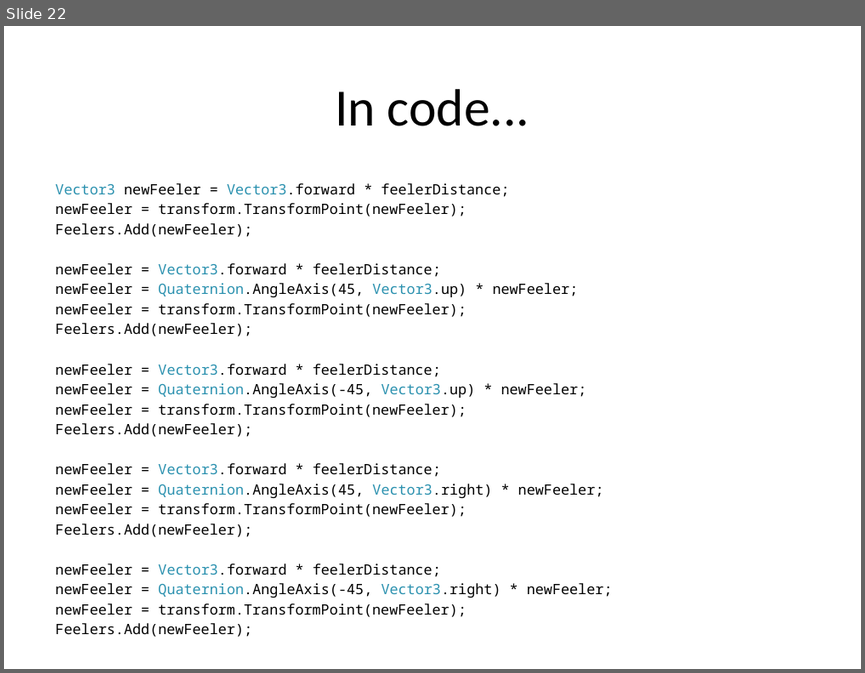
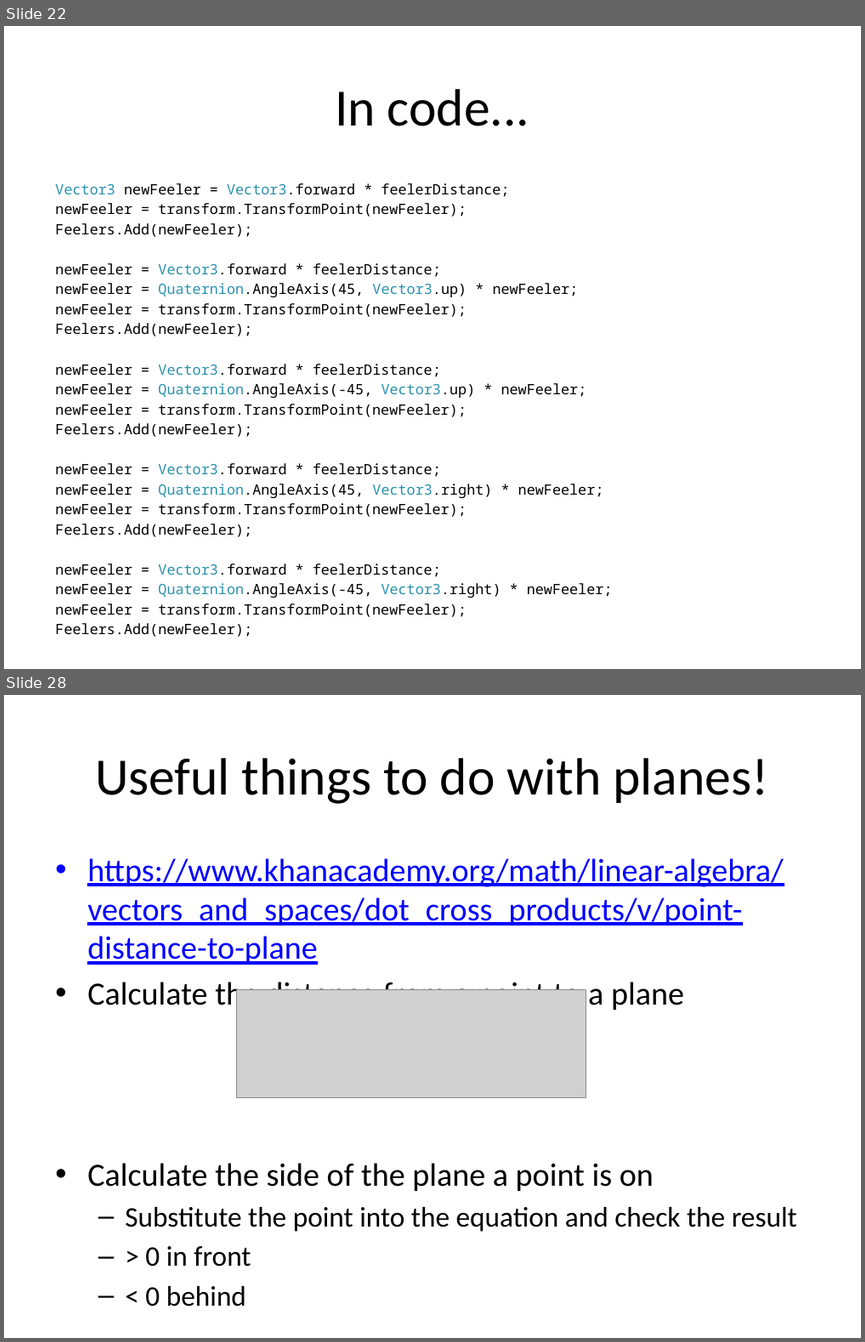
Before and after one commit to skooter500/UnitySteeringBehaviours, a slide deck: Lectures/Game AI 3.pptx. Shown one above the other, each under a label of ours: slide 22 before the commit, slides 22 and 28 after it; the slides between them are not shown. The pictures are 865x673 and 865x1342 pixels, drawn with LibreOffice and Linux fonts; fonts in the diff are those of the drawing; grey boxes stand for pictures; background and template pictures are left out. Boxes give left, top, right and bottom in pixels: in the first picture for what was removed or moved away, otherwise in the second. Text is boxed around its words. In the diff, an @@ line names an element or a change of style, - is before the commit and + after.

```diff
--- a/Lectures/Game AI 3.pptx
+++ b/Lectures/Game AI 3.pptx
@@ slide 28 added at (4,695,861,1338), background #FFFFFF @@
@@ title added at (95,758,768,804), 44 pt, text #000000 @@
+Useful things to do with planes!
@@ text added at (87,858,797,1266), 27.2 pt, text #000000 @@
+• https://www.khanacademy.org/math/linear-algebra/vectors_and_spaces/dot_cross_products/v/point-distance-to-plane
+• Calculate the distance from a point to a plane
+• Calculate the side of the plane a point is on
+  – Substitute the point into the equation and check the result
+  – > 0 in front
+  – < 0 behind
@@ picture added at (237,990,585,1098) @@
```
Also in this commit, not shown: 7 slides changed, 14 other slides added, 2 other files.
